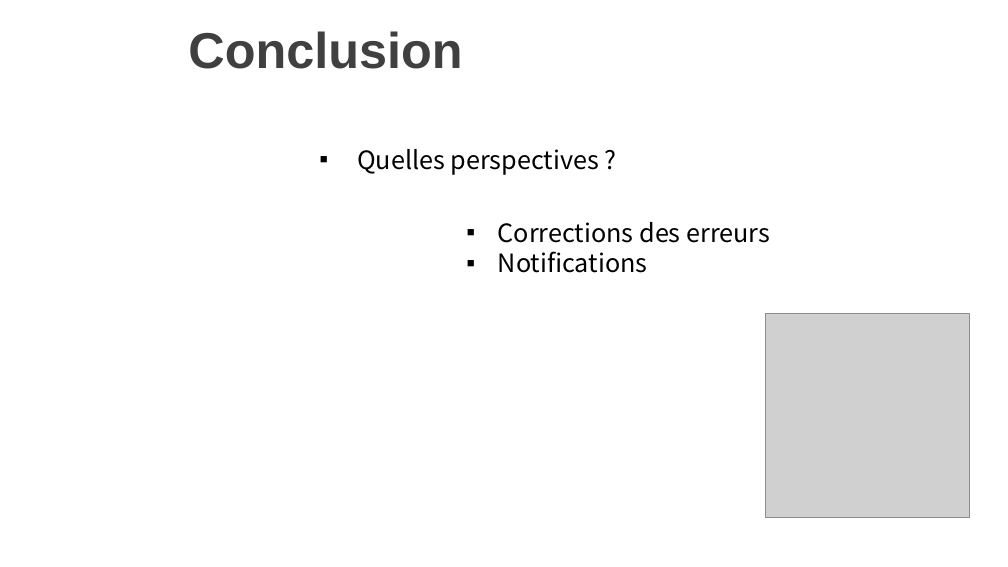
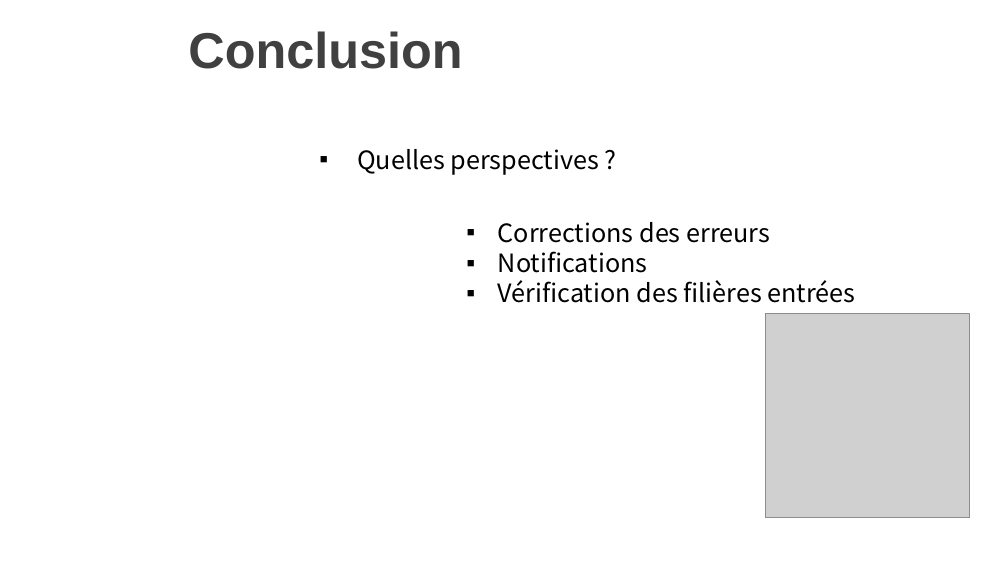
Before and after one commit to zeknoun/yourjob1, a slide deck: slide 14 of Presentation_projetV2.pptx. Drawn at 1008x567 pixels with LibreOffice and Linux fonts; fonts in the diff are those of the drawing; grey boxes stand for pictures; background and template pictures are left out. Boxes give left, top, right and bottom in pixels: in the first picture for what was removed or moved away, otherwise in the second. Text is boxed around its words. In the diff, an @@ line names an element or a change of style, - is before the commit and + after.

```diff
--- a/Presentation_projetV2.pptx
+++ b/Presentation_projetV2.pptx
@@ text at (498,280,856,303): paragraph added @@
+▪ Vérification des filières entrées
```
